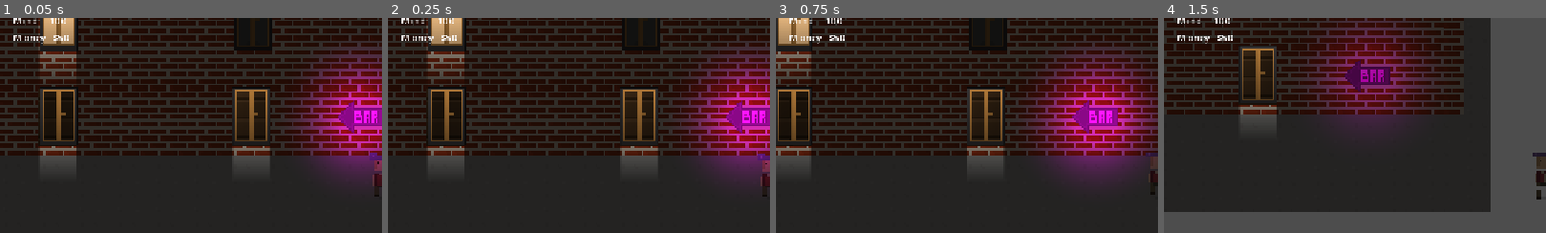
Above: before the commit, frames 1-4 (left to right).
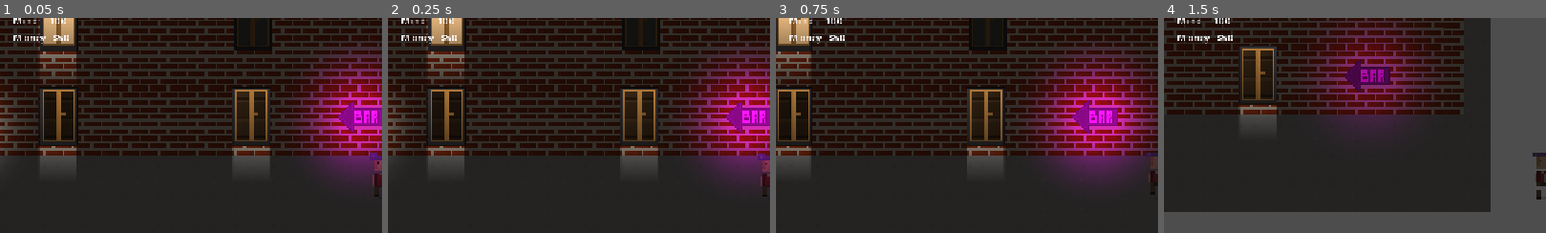
Above: after the commit, the same moments.

Repository: daniilbug/Drunkheads
Game: Godot game, scene res://scenes/main.tscn
Two runs of this game, one before a commit and one after it. Both use one fixed random seed, a clock stepped at 60 frames per second and the inputs below. This scene is started directly instead of the project's main scene.
Inputs:
- Up to frame 1 (0.05 s): no input
- Up to frame 2 (0.25 s): no input
- Up to frame 3 (0.75 s): tap Enter at 0.5 s; hold D (right) from 0.53 s (still down); hold E (interact) from 0.53 s (still down)
- Up to frame 4 (1.5 s): tap Q (take) at 0.8, 1.35 s; release D (right) at 1.28 s; release E (interact) at 1.28 s; hold S (down) from 1.28 s (still down)
The pictures show only the part of the screen within x 0-50%, y 8-58%; the shares and areas given below are measured in that part.

The runs differ from the first frame. In frame 1, 0.5% of the frame differs, in the area x 0-4%, y 36-64%; in frame 2, 0.5%; in frame 3, nothing differs; in frame 4, nothing differs.

Commit message:
Add cigarettes and smoking

Diff:
--- a/scenes/main.tscn
+++ b/scenes/main.tscn
@@ -1,12 +1,13 @@
 [gd_scene format=3 uid="uid://d1nd8va4ey5ij"]
 
 [ext_resource type="PackedScene" uid="uid://bxiejuvupdj01" path="res://scenes/core/level.tscn" id="1_0wfyh"]
-[ext_resource type="Texture2D" uid="uid://c12cbds4voqai" path="res://assets/sprites/asphalt.png" id="2_jyhfs"]
+[ext_resource type="Texture2D" uid="uid://c12cbds4voqai" path="res://assets/sprites/street/asphalt.png" id="2_jyhfs"]
 [ext_resource type="PackedScene" uid="uid://cwxvyfkjgthba" path="res://scenes/room/bar/bar.tscn" id="2_sugp2"]
 [ext_resource type="Script" uid="uid://d1oovenu7ys20" path="res://scripts/main.gd" id="2_tbgi4"]
 [ext_resource type="Script" uid="uid://5eb3l2o6scfd" path="res://scripts/core/npc_manager.gd" id="3_npc_mgr"]
 [ext_resource type="PackedScene" uid="uid://beou7oanjwgs3" path="res://scenes/room/wc/wc.tscn" id="5_tbgi4"]
 [ext_resource type="PackedScene" uid="uid://b1j7g1w1w2e4i" path="res://scenes/room/poker/poker_room.tscn" id="5_tefeu"]
+[ext_resource type="PackedScene" uid="uid://ds0moei40y8mg" path="res://scenes/street/cigarette_machine.tscn" id="6_cigarette_machine"]
 
 [sub_resource type="NavigationPolygon" id="NavigationPolygon_street"]
 vertices = PackedVector2Array(20, 370, 380, 370, 380, 500, 20, 500)
@@ -59,20 +60,6 @@
 layout_mode = 2
 text = "Money   $50"
 
-[node name="HintLabel" type="Label" parent="HUD" index="1" unique_id=39883338]
-anchors_preset = 7
-anchor_left = 0.5
-anchor_top = 1.0
-anchor_right = 0.5
-anchor_bottom = 1.0
-offset_left = -320.0
-offset_top = -64.0
-offset_right = 320.0
-offset_bottom = -16.0
-grow_horizontal = 2
-grow_vertical = 0
-horizontal_alignment = 1
-
 [node name="Darkness" type="DirectionalLight2D" parent="." index="5" unique_id=1821277763]
 position = Vector2(-18.051575, 356.72577)
 color = Color(1, 1, 1, 0.75000006)
@@ -94,3 +81,10 @@
 [node name="StreetNavigation" type="NavigationRegion2D" parent="." index="11" unique_id=1657496319]
 position = Vector2(-19.5, -12)
 navigation_polygon = SubResource("NavigationPolygon_street")
+
+[node name="CigaretteMachine" parent="." index="12" unique_id=2138538464 instance=ExtResource("6_cigarette_machine")]
+position = Vector2(140.25, 358.5)
+
+[node name="CigaretteSpawner" type="MultiplayerSpawner" parent="." index="13" unique_id=566738044]
+_spawnable_scenes = PackedStringArray("uid://cep8nonl3w4at")
+spawn_path = NodePath("..")
--- /dev/null
+++ b/scenes/street/cigarette_machine.tscn
@@ -0,0 +1,45 @@
+[gd_scene format=3 uid="uid://ds0moei40y8mg"]
+
+[ext_resource type="Script" uid="uid://c8di0x6vaqh1n" path="res://scripts/street/cigarette_machine.gd" id="1_script"]
+[ext_resource type="Texture2D" uid="uid://df2a8712gsvky" path="res://assets/sprites/street/cigarette_machine.png" id="2_sprite"]
+
+[sub_resource type="RectangleShape2D" id="RectangleShape2D_body"]
+size = Vector2(14.875, 6)
+
+[sub_resource type="RectangleShape2D" id="RectangleShape2D_interact"]
+size = Vector2(22, 12.5)
+
+[sub_resource type="Gradient" id="Gradient_er6gy"]
+offsets = PackedFloat32Array(0.036144577, 0.5873494)
+colors = PackedColorArray(0.9569754, 0.9423636, 0.95832425, 1, 0, 0, 0, 0)
+
+[sub_resource type="GradientTexture2D" id="GradientTexture2D_2dh35"]
+gradient = SubResource("Gradient_er6gy")
+width = 80
+height = 80
+use_hdr = true
+fill = 1
+fill_from = Vector2(0.5, 0.5)
+fill_to = Vector2(0, 0)
+
+[node name="CigaretteMachine" type="Node2D" unique_id=1617941136]
+script = ExtResource("1_script")
+
+[node name="Sprite" type="Sprite2D" parent="." unique_id=1839115546]
+position = Vector2(0, -12)
+texture = ExtResource("2_sprite")
+
+[node name="Body" type="StaticBody2D" parent="." unique_id=550232831]
+
+[node name="Shape" type="CollisionShape2D" parent="Body" unique_id=1021043946]
+shape = SubResource("RectangleShape2D_body")
+
+[node name="Area" type="Area2D" parent="." unique_id=1643289982]
+
+[node name="Shape" type="CollisionShape2D" parent="Area" unique_id=1909503505]
+position = Vector2(0, 6)
+shape = SubResource("RectangleShape2D_interact")
+
+[node name="Light" type="PointLight2D" parent="." unique_id=2029942206]
+position = Vector2(0, -11)
+texture = SubResource("GradientTexture2D_2dh35")
--- /dev/null
+++ b/scenes/street/cigarette_pack.tscn
@@ -0,0 +1,41 @@
+[gd_scene format=3 uid="uid://cep8nonl3w4at"]
+
+[ext_resource type="PackedScene" uid="uid://1vwgltopo0k6" path="res://scenes/core/draggable.tscn" id="1_base"]
+[ext_resource type="Script" uid="uid://dncrmw2qr6a5g" path="res://scripts/street/cigarette_pack.gd" id="2_script"]
+[ext_resource type="Texture2D" uid="uid://b5bnurj5ugkwt" path="res://assets/sprites/street/cigarettes_pack.png" id="3_sprite"]
+[ext_resource type="Texture2D" uid="uid://bevvaukq5pbg4" path="res://assets/sprites/street/cigarette_smoke.png" id="4_smoke"]
+
+[sub_resource type="SceneReplicationConfig" id="SceneReplicationConfig_pack"]
+properties/0/path = NodePath(".:position")
+properties/0/spawn = true
+properties/0/replication_mode = 1
+properties/1/path = NodePath("Sprite:position")
+properties/1/spawn = true
+properties/1/replication_mode = 1
+properties/2/path = NodePath(".:holder_peer_id")
+properties/2/spawn = true
+properties/2/replication_mode = 2
+properties/3/path = NodePath(".:cigarettes_left")
+properties/3/spawn = true
+properties/3/replication_mode = 2
+
+[node name="CigarettePack" unique_id=1884799502 instance=ExtResource("1_base")]
+script = ExtResource("2_script")
+cigarettes_left = 5
+
+[node name="Sprite" parent="." index="0" unique_id=700934381]
+position = Vector2(0, 0)
+scale = Vector2(1, 1)
+texture = ExtResource("3_sprite")
+hframes = 1
+
+[node name="Smoke" type="Sprite2D" parent="Sprite"]
+visible = false
+light_mask = 2
+position = Vector2(0, -7)
+z_index = 1
+texture = ExtResource("4_smoke")
+hframes = 8
+
+[node name="MultiplayerSynchronizer" parent="." index="3" unique_id=598135177]
+replication_config = SubResource("SceneReplicationConfig_pack")
--- a/scripts/core/draggable.gd
+++ b/scripts/core/draggable.gd
@@ -2,7 +2,7 @@
 extends Node2D
 
 @onready var sprite: Sprite2D = $Sprite
-@onready var placing_audio: AudioStreamPlayer2D = $PlacingAudio
+@onready var placing_audio: AudioStreamPlayer2D = get_node_or_null("PlacingAudio")
 @onready var _level: Level = Level.find_level_node(self)
 
 @export var holder_peer_id: int = 0:
--- a/scripts/core/interactable.gd
+++ b/scripts/core/interactable.gd
@@ -1,5 +1,5 @@
 class_name Interactable
 extends Node2D
 
-func interact() -> void:
+func interact(_player: Player) -> void:
 	pass
--- a/scripts/core/player.gd
+++ b/scripts/core/player.gd
@@ -64,6 +64,7 @@
 @onready var audio: AudioStreamPlayer2D = $Audio
 
 var _hands_item: Draggable = null
+var _smoking := false
 var is_in_minigame := false
 
 var _anim_t := 0.0
@@ -75,6 +76,7 @@
 var _last_position: Vector2
 
 signal drink_action_requested(player_id: int, drink_name: String)
+signal smoke_action_requested(player_id: int, pack_name: String)
 
 func _enter_tree() -> void:
 	set_multiplayer_authority(int(name), true)
@@ -113,6 +115,10 @@
 		return
 	var dir := Input.get_vector("left", "right", "up", "down")
 	if is_in_minigame:
+		velocity = Vector2.ZERO
+		audio.stop()
+		return
+	if _smoking:
 		velocity = Vector2.ZERO
 		audio.stop()
 		return
@@ -182,6 +188,8 @@
 		return
 	if is_in_minigame:
 		return
+	if _smoking:
+		return
 	if event.is_action_pressed("interact"):
 		_try_interact()
 	elif event.is_action_pressed("take"):
@@ -218,8 +226,10 @@
 			bartender.order(self)
 			return
 		elif owner_node is Interactable:
-			owner_node.interact()
-			return
+			owner_node.interact(self)
+			return
+	if _hands_item != null:
+		_hands_interact()
 
 func _try_take_drop() -> void:
 	for area in interaction_area.get_overlapping_areas():
@@ -230,10 +240,18 @@
 			_hands_item = null
 			return
 		elif owner_node is Draggable and _hands_item == null:
-			_hands_item = owner_node
-			owner_node.tree_exiting.connect(func(): _hands_item = null, CONNECT_ONE_SHOT)
+			take_spawned_item(owner_node)
 			_hands_item.pickup(self)
 			return
+
+func take_spawned_item(item: Draggable) -> void:
+	if _hands_item != null:
+		return
+	_hands_item = item
+	item.tree_exiting.connect(func():
+		if _hands_item == item:
+			_hands_item = null
+	, CONNECT_ONE_SHOT)
 
 func _sit_in(chair: Chair) -> void:
 	if is_sitting:
@@ -258,6 +276,8 @@
 	elif _hands_item is Drink:
 		var drink = _hands_item as Drink
 		_drink(drink)
+	elif _hands_item is CigarettePack:
+		_smoke(_hands_item as CigarettePack)
 	elif _hands_item is Boombox:
 		_hands_item.switch()
 	elif _hands_item is DanceFloorController:
@@ -269,6 +289,29 @@
 	player_data.apply_drink_part(drink)
 	drink_action_requested.emit(int(name), drink.name)
 	_rpc_show_drink_anim.rpc()
+
+func _smoke(pack: CigarettePack) -> void:
+	if _smoking or pack.cigarettes_left <= 0:
+		return
+	_smoking = true
+	smoke_action_requested.emit(int(name), pack.name)
+	_rpc_show_smoke_anim.rpc()
+
+func on_cigarette_smoked() -> void:
+	player_data.apply_cigarette()
+
+@rpc("authority", "call_local", "reliable")
+func _rpc_show_smoke_anim() -> void:
+	var smoke_row := ROW_DRINK_N if direction.y < 0 else ROW_DRINK
+	sprite.frame = smoke_row * 4
+	var tween := create_tween()
+	tween.tween_interval(CigarettePack.SMOKE_DURATION * 0.35)
+	tween.tween_callback(func(): sprite.frame = smoke_row * 4 + 1)
+	tween.tween_interval(CigarettePack.SMOKE_DURATION * 0.65)
+	tween.tween_callback(func():
+		sprite.frame = _dir_to_idle_row(direction) * 4
+		_smoking = false
+	)
 
 @rpc("authority", "call_local", "reliable")
 func _rpc_show_drink_anim() -> void:
--- a/scripts/core/player_data.gd
+++ b/scripts/core/player_data.gd
@@ -30,6 +30,11 @@
 	_apply("mind", -drink.get_mind_penalty() / 4.0)
 	stats_changed.emit()
 
+func apply_cigarette() -> void:
+	_apply("respect", 1.0)
+	_apply("mind", -1.0)
+	stats_changed.emit()
+
 func _apply(stat: String, delta: float) -> void:
 	var current: float = get(stat)
 	var next := clampf(current + delta, MIN_STAT, MAX_STAT)
--- a/scripts/core/switch.gd
+++ b/scripts/core/switch.gd
@@ -5,6 +5,6 @@
 
 @onready var audio: AudioStreamPlayer2D = $Audio
 
-func interact() -> void:
+func interact(_player: Player) -> void:
 	on_switch.emit()
 	audio.play()
--- a/scripts/main.gd
+++ b/scripts/main.gd
@@ -7,11 +7,11 @@
 @onready var respect_label: Label = $HUD/Stats/RespectLabel
 @onready var mind_label: Label = $HUD/Stats/MindLabel
 @onready var money_label: Label = $HUD/Stats/MoneyLabel
-@onready var hint_label: Label = $HUD/HintLabel
 
 func _ready() -> void:
 	player_spawn = $PlayerSpawn
 	npc_manager.npc_added.connect(_init_npc)
+	$CigaretteSpawner.spawned.connect(_on_cigarette_spawned)
 	super._ready()
 
 func _init_npc(npc: NPC) -> void:
@@ -23,7 +23,14 @@
 	super._init_local_player(player)
 	player.player_data.stats_changed.connect(_update_stats)
 	player.drink_action_requested.connect(_on_drink_action_requested)
+	player.smoke_action_requested.connect(_on_smoke_action_requested)
 	_update_stats()
+
+func _on_cigarette_spawned(node: Node) -> void:
+	if node is CigarettePack and local_player != null:
+		var pack := node as CigarettePack
+		if pack.holder_peer_id == int(local_player.name):
+			local_player.take_spawned_item(pack)
 
 func _update_stats() -> void:
 	if not local_player:
@@ -55,3 +62,43 @@
 	if drink.parts == 0:
 		drink.holder_peer_id = 0
 		drink.queue_free()
+
+func _on_smoke_action_requested(player_id: int, pack_name: String) -> void:
+	if multiplayer.is_server():
+		_handle_smoke_action(player_id, pack_name)
+	else:
+		_request_smoke_action.rpc_id(1, player_id, pack_name)
+
+@rpc("any_peer", "reliable")
+func _request_smoke_action(player_id: int, pack_name: String) -> void:
+	if not multiplayer.is_server() or player_id != multiplayer.get_remote_sender_id():
+		return
+	_handle_smoke_action(player_id, pack_name)
+
+func _handle_smoke_action(player_id: int, pack_name: String) -> void:
+	var pack := get_node_or_null(pack_name) as CigarettePack
+	if pack == null or pack.holder_peer_id != player_id:
+		return
+	if pack.cigarettes_left <= 0 or pack.is_smoking:
+		return
+	pack.is_smoking = true
+	pack.play_smoke.rpc()
+	_finish_smoking(pack, player_id)
+
+func _finish_smoking(pack: CigarettePack, player_id: int) -> void:
+	await get_tree().create_timer(CigarettePack.SMOKE_DURATION).timeout
+	if not is_instance_valid(pack):
+		return
+	pack.is_smoking = false
+	if pack.holder_peer_id != player_id or pack.cigarettes_left <= 0:
+		return
+	pack.cigarettes_left -= 1
+	_smoke_finished.rpc_id(player_id)
+	if pack.cigarettes_left == 0:
+		pack.holder_peer_id = 0
+		pack.queue_free()
+
+@rpc("authority", "call_local", "reliable")
+func _smoke_finished() -> void:
+	if local_player != null:
+		local_player.on_cigarette_smoked()
--- a/scripts/room/wc/sink.gd
+++ b/scripts/room/wc/sink.gd
@@ -28,7 +28,7 @@
 	)
 	_playing_tween.stop()
 
-func interact() -> void:
+func interact(_player: Player) -> void:
 	if is_watering:
 		turn_off()
 	else:
--- a/scripts/room/wc/wc_cabin.gd
+++ b/scripts/room/wc/wc_cabin.gd
@@ -12,7 +12,7 @@
 			else:
 				audio.stop()
 
-func interact() -> void:
+func interact(_player: Player) -> void:
 	if not is_being_used:
 		use()
 
--- /dev/null
+++ b/scripts/street/cigarette_machine.gd
@@ -0,0 +1,55 @@
+class_name CigaretteMachine
+extends Interactable
+
+const PACK_SCENE := preload("res://scenes/street/cigarette_pack.tscn")
+const PRICE := 10.0
+
+static var _next_pack_id := 0
+var _purchase_pending := false
+
+@onready var purchase_area: Area2D = $Area
+
+func interact(player: Player) -> void:
+	if player._hands_item != null or _purchase_pending:
+		return
+	if player.player_data.money < PRICE:
+		return
+	_purchase_pending = true
+	player.player_data.adjust_money(-PRICE)
+	if multiplayer.is_server():
+		_buy_for(int(player.name))
+	else:
+		_request_purchase.rpc_id(1)
+
+@rpc("any_peer", "reliable")
+func _request_purchase() -> void:
+	if multiplayer.is_server():
+		_buy_for(multiplayer.get_remote_sender_id())
+
+func _buy_for(peer_id: int) -> void:
+	var level := Level.find_level_node(self)
+	var player := level.get_node_or_null(str(peer_id)) as Player
+	if player == null or not purchase_area.overlaps_area(player.interaction_area):
+		_purchase_result.rpc_id(peer_id, false)
+		return
+	for child in level.get_children():
+		if child is Draggable and (child as Draggable).holder_peer_id == peer_id:
+			_purchase_result.rpc_id(peer_id, false)
+			return
+	_next_pack_id += 1
+	var pack := PACK_SCENE.instantiate() as CigarettePack
+	pack.name = "CigarettePack%d" % _next_pack_id
+	pack.holder_peer_id = peer_id
+	level.add_child(pack)
+	pack.global_position = player.hands.global_position
+	if player == level.local_player:
+		player.take_spawned_item(pack)
+	_purchase_result.rpc_id(peer_id, true)
+
+@rpc("authority", "call_local", "reliable")
+func _purchase_result(accepted: bool) -> void:
+	_purchase_pending = false
+	if not accepted:
+		var level := Level.find_level_node(self)
+		if level.local_player != null:
+			level.local_player.player_data.adjust_money(PRICE)
--- /dev/null
+++ b/scripts/street/cigarette_pack.gd
@@ -0,0 +1,32 @@
+class_name CigarettePack
+extends Draggable
+
+const SMOKE_DURATION := 3.0
+const SMOKE_FRAMES := 8
+
+@onready var smoke_sprite: Sprite2D = $Sprite/Smoke
+
+@export var cigarettes_left: int = 5:
+	set(value):
+		cigarettes_left = value
+		if is_node_ready():
+			$Sprite.modulate = Color.WHITE.lerp(Color(0.55, 0.55, 0.55), 1.0 - float(value) / 5.0)
+
+var is_smoking := false
+var _smoke_tween: Tween
+
+@rpc("authority", "call_local", "reliable")
+func play_smoke() -> void:
+	if _smoke_tween:
+		_smoke_tween.kill()
+	smoke_sprite.frame = 0
+	smoke_sprite.show()
+	_smoke_tween = create_tween()
+	for frame_index in range(1, SMOKE_FRAMES):
+		_smoke_tween.tween_interval(SMOKE_DURATION / SMOKE_FRAMES)
+		_smoke_tween.tween_callback(_set_smoke_frame.bind(frame_index))
+	_smoke_tween.tween_interval(SMOKE_DURATION / SMOKE_FRAMES)
+	_smoke_tween.tween_callback(smoke_sprite.hide)
+
+func _set_smoke_frame(frame_index: int) -> void:
+	smoke_sprite.frame = frame_index
Renamed: assets/sprites/asphalt.png -> assets/sprites/street/asphalt.png
Not shown, changed: assets/sprites/street/asphalt.png.import
Binary file added: assets/sprites/street/cigarette_machine.png
Not shown, added: assets/sprites/street/cigarette_machine.png.import
Binary file added: assets/sprites/street/cigarette_smoke.png
Not shown, added: assets/sprites/street/cigarette_smoke.png.import
Binary file added: assets/sprites/street/cigarettes_pack.png
Not shown, added: assets/sprites/street/cigarettes_pack.png.import
Not shown, added: scripts/street/cigarette_machine.gd.uid
Not shown, added: scripts/street/cigarette_pack.gd.uid
